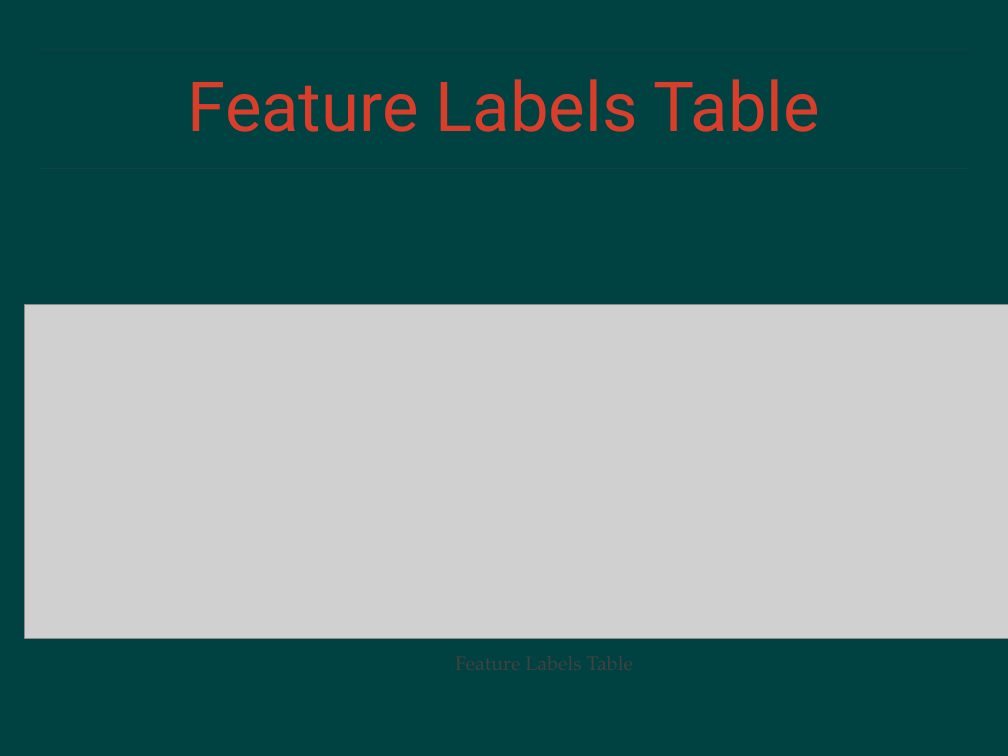
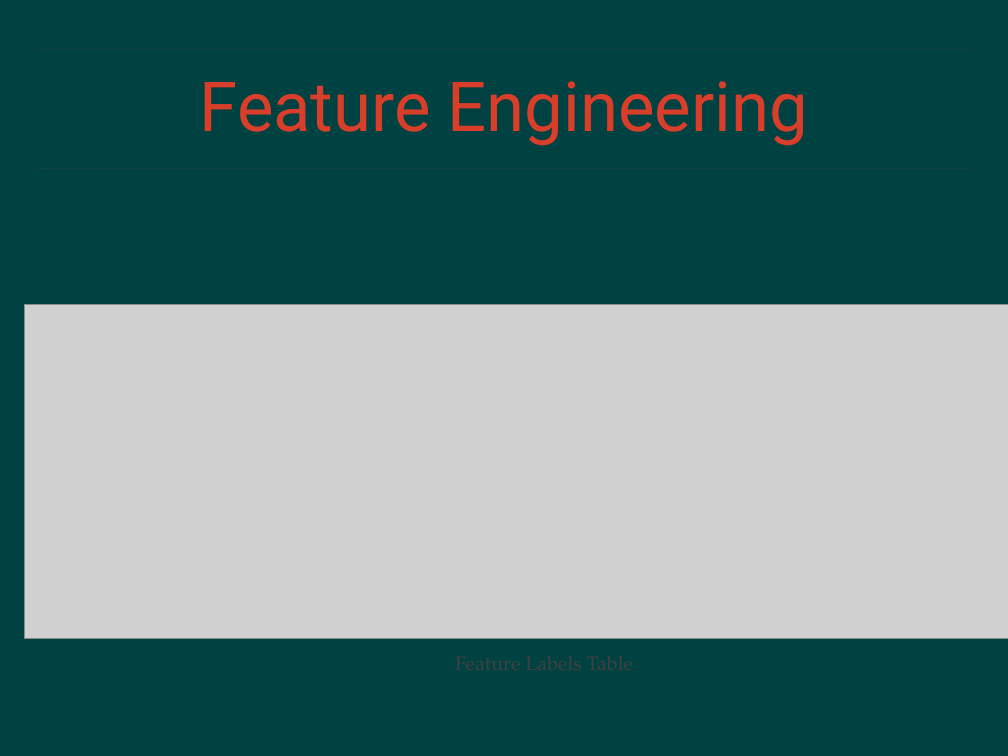
Before and after one commit to cooldude679/3253Team4, a slide deck: slide 3 of Team4_PPT_01.pptx (slide 4 before the commit). Drawn at 1008x756 pixels with LibreOffice and Linux fonts; fonts in the diff are those of the drawing; grey boxes stand for pictures; background and template pictures are left out. Boxes give left, top, right and bottom in pixels: in the first picture for what was removed or moved away, otherwise in the second. Text is boxed around its words. In the diff, an @@ line names an element or a change of style, - is before the commit and + after.

```diff
--- a/Team4_PPT_01.pptx
+++ b/Team4_PPT_01.pptx
@@ title at box(200, 81, 808, 146): text changed @@
-Feature Labels Table
+Feature Engineering
```
Also in this commit, not shown: 2 other slides changed, 4 slides added, 1 slide removed.
